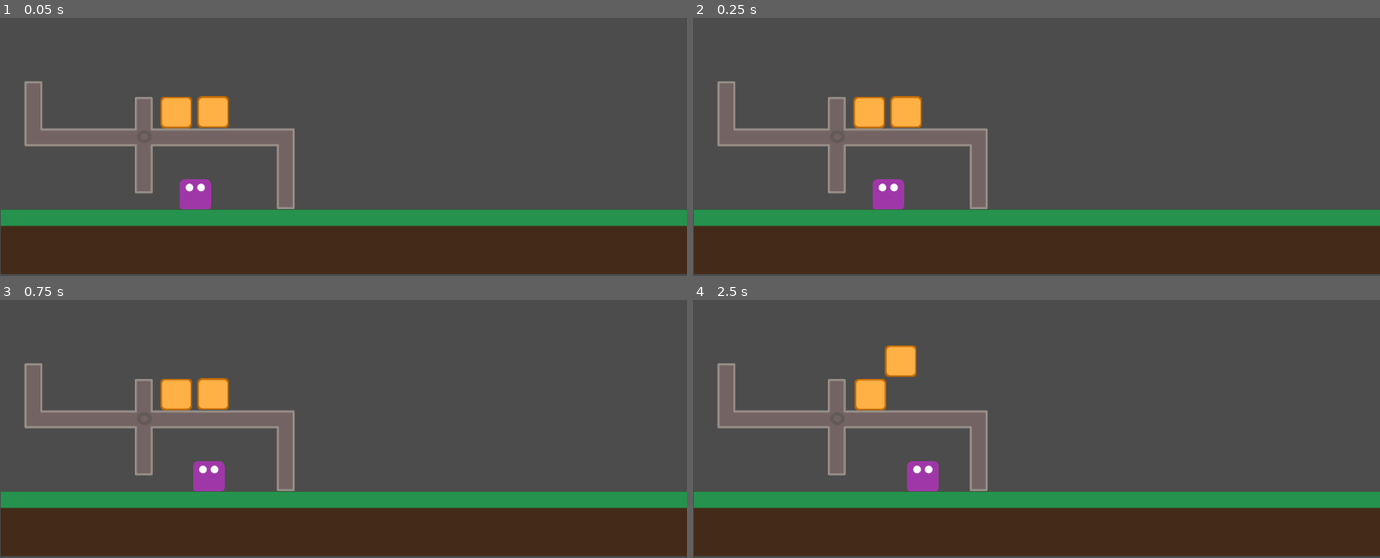
Above: before the commit, frames 1-4 (two rows, left to right).
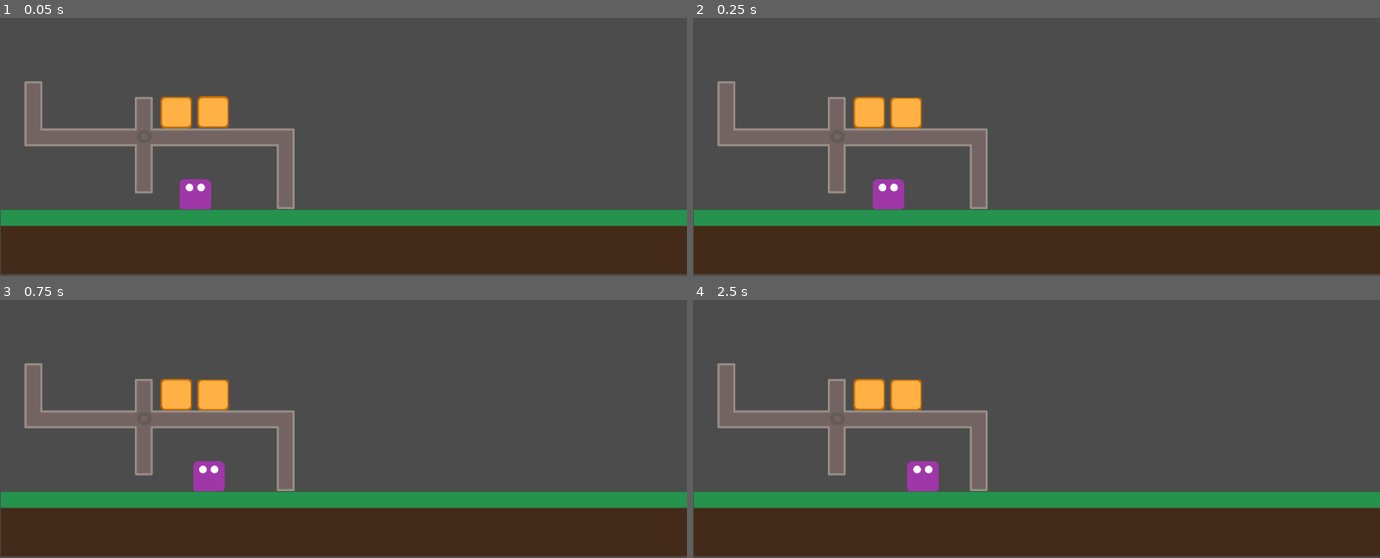
Above: after the commit, the same moments.

Repository: oxscar93/minion-2020s2-fisica-2d
Game: Godot game, scene res://Scenes/Main.tscn
The game is run twice, just before and just after one commit, with the same random seed, the same clock (stepped at 60 frames per second) and the same inputs. The project has no main scene, so this scene is started directly.
Inputs (mouse positions are in pixels of both pictures, inside the frame that each line leads up to):
- Up to frame 1 (0.05 s): no input
- Up to frame 2 (0.25 s): no input
- Up to frame 3 (0.75 s): tap Enter at 0.5 s; move the mouse to (494, 336) at 0.52 s; press the mouse at (494, 336) at 0.53 s; hold Right (ui_right) from 0.53 s (still down)
- Up to frame 4 (2.5 s): tap Space (ui_select) at 0.77, 1.52, 2 s; move the mouse to (899, 377) at 1.27 s; release the mouse at (899, 377) at 1.28 s; click (899, 377) at 1.35 s; move the mouse to (outside the picture) at 2.02 s; release Right (ui_right) at 2.03 s; press the mouse at (outside the picture) at 2.03 s; hold Left (ui_left) from 2.03 s (still down)

Frame 1 is identical in both runs. In frame 2, less than 0.1% of the frame differs, in the area x 23-34%, y 30-43%; in frame 3, less than 0.1%; in frame 4, 1.2%, in the area x 23-34%, y 17-43%.

Commit message:
avances cajas levitacion

Diff:
--- a/Scenes/Box.gd
+++ b/Scenes/Box.gd
@@ -1,35 +1,54 @@
 extends KinematicBody2D
 
-const JUMP_SPEED = -200
+const LEVITATION_SPEED = -200
 const GRAVITY = 200
+const MAX_HEIGHT = 30
+const X_BOX_DIRECTION = 300
+const MIN_PLAYER_DISTANCE = 130
 
 var velocity = Vector2()
 var levitating = false
 var x_pos =  0
+var player
+var mouse_entered = false
 
-# Called when the node enters the scene tree for the first time.
 func _ready():
-	pass # Replace with function body.
+	player = get_parent().get_node('Player') #inyectar player
+
+func get_input():
+	if (Input.is_action_pressed("click") and mouse_entered):
+		levitate()
 
 func _physics_process(delta):
-	if levitating and is_on_floor():
-		velocity.y = JUMP_SPEED
+	get_input()
 
 	velocity.y += GRAVITY * delta
-	velocity.x = x_pos
+
+	if levitating and is_on_floor():
+		velocity.y = LEVITATION_SPEED
 
 	if (levitating):
 		velocity = move_and_slide(velocity, Vector2(0, -1))
 
-	if levitating and is_on_floor():
+	if (velocity.y > MAX_HEIGHT and !is_on_floor()):
+		velocity.x = x_pos
+		velocity = move_and_slide(velocity, Vector2(0, -1))
 		levitating = false
 
 
-func levitate(x_position):
-	x_pos = x_position
-	levitating = true
+func levitate():
+	var distance = player.global_position.distance_to(position)
+
+	if (distance < MIN_PLAYER_DISTANCE):
+		x_pos = player.get_direction().x * X_BOX_DIRECTION
+		levitating = true
 
 
-func _on_Area2D_body_entered(body):
-	if (body.get_name() == "Player"):
-		levitate(body.get_x_pos().x * 100)
+func _on_Box_mouse_entered():
+	mouse_entered = true
+	modulate = Color.brown
+
+
+func _on_Box_mouse_exited():
+	mouse_entered = false
+	modulate = Color.white
--- a/Scenes/Box.tscn
+++ b/Scenes/Box.tscn
@@ -6,10 +6,8 @@
 [sub_resource type="RectangleShape2D" id=1]
 extents = Vector2( 23.4773, 23.6695 )
 
-[sub_resource type="RectangleShape2D" id=2]
-extents = Vector2( 6.16996, 12.7821 )
-
 [node name="Box" type="KinematicBody2D"]
+input_pickable = true
 script = ExtResource( 2 )
 
 [node name="Sprite" type="Sprite" parent="."]
@@ -20,12 +18,5 @@
 [node name="CollisionShape2D" type="CollisionShape2D" parent="."]
 position = Vector2( 1.94376, -0.472408 )
 shape = SubResource( 1 )
-
-[node name="Area2D" type="Area2D" parent="."]
-position = Vector2( 6.67823, 5.20755 )
-scale = Vector2( 5, 5 )
-
-[node name="CollisionShape2D" type="CollisionShape2D" parent="Area2D"]
-position = Vector2( -0.891897, 5.67461 )
-shape = SubResource( 2 )
-[connection signal="body_entered" from="Area2D" to="." method="_on_Area2D_body_entered"]
+[connection signal="mouse_entered" from="." to="." method="_on_Box_mouse_entered"]
+[connection signal="mouse_exited" from="." to="." method="_on_Box_mouse_exited"]
--- a/Scenes/Player.gd
+++ b/Scenes/Player.gd
@@ -6,7 +6,7 @@
 
 var velocity = Vector2()
 var jumping = false
-var direction = Vector2()
+var direction = Vector2(1,0)
 
 func get_input():
 	velocity.x = 0
@@ -33,5 +33,5 @@
 
 	velocity = move_and_slide(velocity, Vector2(0, -1))
 
-func get_x_pos():
+func get_direction():
 	return direction
--- a/project.godot
+++ b/project.godot
@@ -18,6 +18,14 @@
 config/name="Minion 2"
 config/icon="res://icon.png"
 
+[input]
+
+click={
+"deadzone": 0.51,
+"events": [ Object(InputEventMouseButton,"resource_local_to_scene":false,"resource_name":"","device":0,"alt":false,"shift":false,"control":false,"meta":false,"command":false,"button_mask":0,"position":Vector2( 0, 0 ),"global_position":Vector2( 0, 0 ),"factor":1.0,"button_index":1,"pressed":false,"doubleclick":false,"script":null)
+ ]
+}
+
 [rendering]
 
 environment/default_environment="res://default_env.tres"
Not shown: 1 places in Scenes/Box.tscn that only renumber resources
